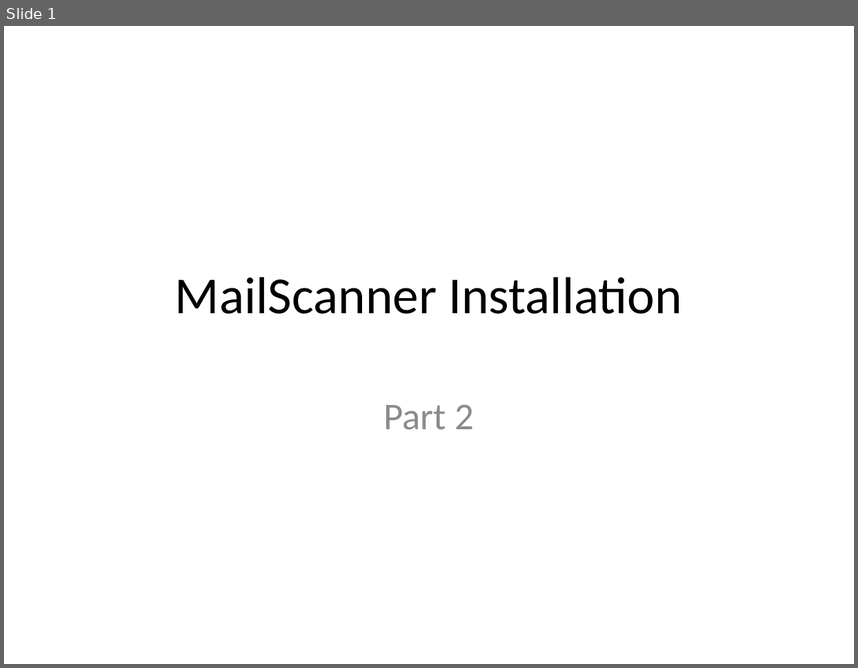
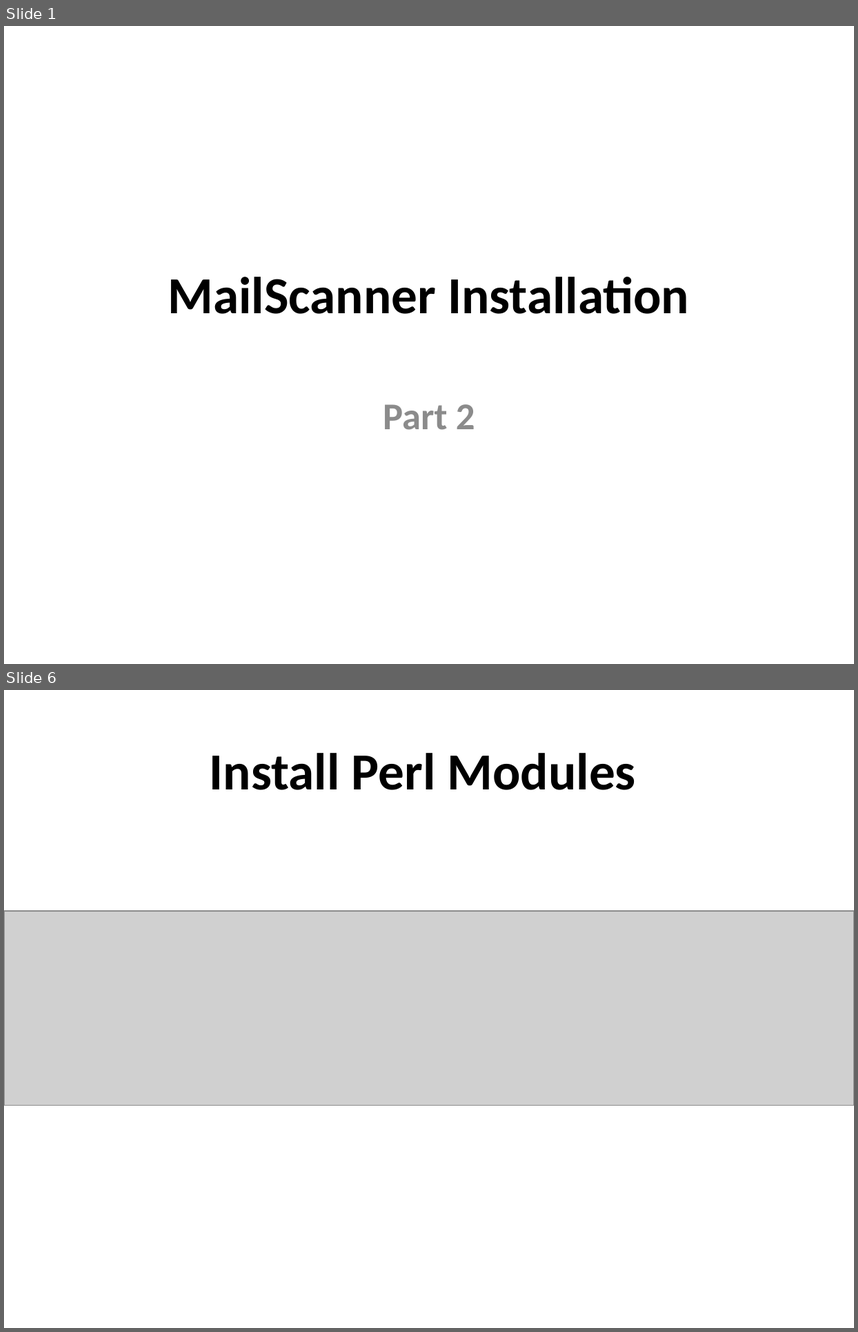
Before and after one commit to afnog/afnog.github.io, a slide deck: sse/postfix/mailfilter-pt2.pptx. Shown one above the other, each under a label of ours: slide 1 before the commit, slides 1 and 6 after it; the slides between them are not shown. The pictures are 858x668 and 858x1332 pixels, drawn with LibreOffice and Linux fonts; fonts in the diff are those of the drawing; grey boxes stand for pictures. Boxes give left, top, right and bottom in pixels: in the first picture for what was removed or moved away, otherwise in the second. Text is boxed around its words. In the diff, an @@ line names an element or a change of style, - is before the commit and + after.

```diff
--- a/sse/postfix/mailfilter-pt2.pptx
+++ b/sse/postfix/mailfilter-pt2.pptx
@@ slide 6 added at (4, 690, 854, 1328), background #FFFFFF @@
@@ title added at (210, 753, 636, 790), 44 pt, text #000000, bold @@
+Install Perl Modules
@@ picture added at (4, 911, 854, 1105) @@
@@ slide 1 changed as well @@
@@ title "MailScanner Installation" at (168, 276, 689, 314): bold on @@
@@ subtitle "Part 2" at (383, 404, 475, 430): bold on @@
```
Also in this commit, not shown: 2 other slides changed, 8 other slides added, 12 slides removed.
